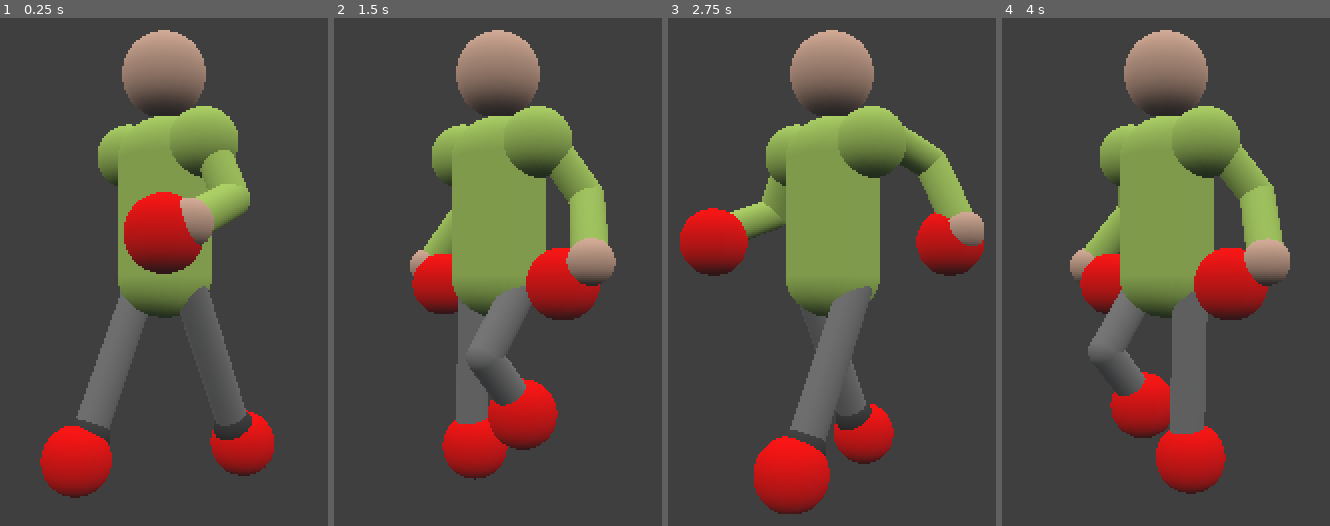
Above: before the commit, frames 1-4 (left to right).
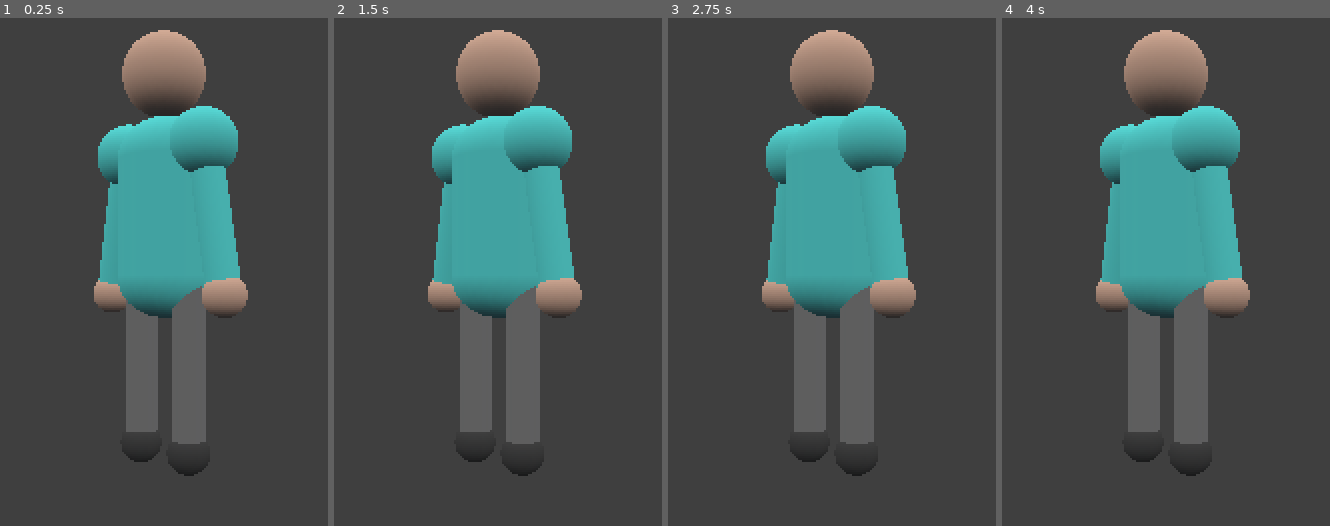
Above: after the commit, the same moments.

Repository: ogilliland/football-game
Game: Godot game, scene res://scenes/game.tscn
Same seed, same stepped clock (60 frames per second), same inputs: the game is played once before the commit and once after it.
Inputs:
- Up to frame 1 (0.25 s): no input
- Up to frame 2 (1.5 s): no input
- Up to frame 3 (2.75 s): no input
- Up to frame 4 (4 s): no input

The runs differ from the first frame. In frame 1, 26% of the frame differs, in the area x 12-84%, y 17-95%; in frame 2, 25%; in frame 3, 29%, in the area x 3-97%, y 17-98%; in frame 4, 26%.

Commit message:
Improved character animations

Diff:
--- /dev/null
+++ b/animations/idle.tres
@@ -0,0 +1,52 @@
+[gd_resource type="Animation" format=2]
+
+[resource]
+resource_name = "idle"
+tracks/0/type = "value"
+tracks/0/path = NodePath("Body/LeftFootTarget:translation")
+tracks/0/interp = 1
+tracks/0/loop_wrap = true
+tracks/0/imported = false
+tracks/0/enabled = true
+tracks/0/keys = {
+"times": PoolRealArray( 0 ),
+"transitions": PoolRealArray( 1 ),
+"update": 0,
+"values": [ Vector3( -0.1, 0, 0 ) ]
+}
+tracks/1/type = "value"
+tracks/1/path = NodePath("Body/RightFootTarget:translation")
+tracks/1/interp = 1
+tracks/1/loop_wrap = true
+tracks/1/imported = false
+tracks/1/enabled = true
+tracks/1/keys = {
+"times": PoolRealArray( 0 ),
+"transitions": PoolRealArray( 1 ),
+"update": 0,
+"values": [ Vector3( 0.1, 0, 0 ) ]
+}
+tracks/2/type = "value"
+tracks/2/path = NodePath("Body/LeftHandTarget:translation")
+tracks/2/interp = 1
+tracks/2/loop_wrap = true
+tracks/2/imported = false
+tracks/2/enabled = true
+tracks/2/keys = {
+"times": PoolRealArray( 0 ),
+"transitions": PoolRealArray( 1 ),
+"update": 0,
+"values": [ Vector3( -0.25, 0.45, 0 ) ]
+}
+tracks/3/type = "value"
+tracks/3/path = NodePath("Body/RightHandTarget:translation")
+tracks/3/interp = 1
+tracks/3/loop_wrap = true
+tracks/3/imported = false
+tracks/3/enabled = true
+tracks/3/keys = {
+"times": PoolRealArray( 0 ),
+"transitions": PoolRealArray( 1 ),
+"update": 0,
+"values": [ Vector3( 0.25, 0.45, 0 ) ]
+}
--- /dev/null
+++ b/animations/lower_arms.tres
@@ -0,0 +1,28 @@
+[gd_resource type="Animation" format=2]
+
+[resource]
+resource_name = "lower_arms"
+tracks/0/type = "value"
+tracks/0/path = NodePath("LeftArm:rotation_degrees")
+tracks/0/interp = 1
+tracks/0/loop_wrap = true
+tracks/0/imported = false
+tracks/0/enabled = true
+tracks/0/keys = {
+"times": PoolRealArray( 0 ),
+"transitions": PoolRealArray( 1 ),
+"update": 0,
+"values": [ Vector3( 0, -180, 10 ) ]
+}
+tracks/1/type = "value"
+tracks/1/path = NodePath("RightArm:rotation_degrees")
+tracks/1/interp = 1
+tracks/1/loop_wrap = true
+tracks/1/imported = false
+tracks/1/enabled = true
+tracks/1/keys = {
+"times": PoolRealArray( 0 ),
+"transitions": PoolRealArray( 1 ),
+"update": 0,
+"values": [ Vector3( 0, -180, -10 ) ]
+}
--- /dev/null
+++ b/animations/raise_arms.tres
@@ -0,0 +1,28 @@
+[gd_resource type="Animation" format=2]
+
+[resource]
+resource_name = "raise_arms"
+tracks/0/type = "value"
+tracks/0/path = NodePath("LeftArm:rotation_degrees")
+tracks/0/interp = 1
+tracks/0/loop_wrap = true
+tracks/0/imported = false
+tracks/0/enabled = true
+tracks/0/keys = {
+"times": PoolRealArray( 0 ),
+"transitions": PoolRealArray( 1 ),
+"update": 0,
+"values": [ Vector3( 0, -180, 45 ) ]
+}
+tracks/1/type = "value"
+tracks/1/path = NodePath("RightArm:rotation_degrees")
+tracks/1/interp = 1
+tracks/1/loop_wrap = true
+tracks/1/imported = false
+tracks/1/enabled = true
+tracks/1/keys = {
+"times": PoolRealArray( 0 ),
+"transitions": PoolRealArray( 1 ),
+"update": 0,
+"values": [ Vector3( 0, -180, -45 ) ]
+}
--- /dev/null
+++ b/animations/run.tres
@@ -0,0 +1,54 @@
+[gd_resource type="Animation" format=2]
+
+[resource]
+resource_name = "run"
+length = 2.0
+loop = true
+tracks/0/type = "value"
+tracks/0/path = NodePath("Body/LeftFootTarget:translation")
+tracks/0/interp = 1
+tracks/0/loop_wrap = true
+tracks/0/imported = false
+tracks/0/enabled = true
+tracks/0/keys = {
+"times": PoolRealArray( 0, 0.5, 1, 1.5 ),
+"transitions": PoolRealArray( 1, 1, 1, 1 ),
+"update": 0,
+"values": [ Vector3( -0.1, 0.25, 0 ), Vector3( -0.1, 0.25, 0.4 ), Vector3( -0.1, 0, 0 ), Vector3( -0.1, 0.25, -0.4 ) ]
+}
+tracks/1/type = "value"
+tracks/1/path = NodePath("Body/RightFootTarget:translation")
+tracks/1/interp = 1
+tracks/1/loop_wrap = true
+tracks/1/imported = false
+tracks/1/enabled = true
+tracks/1/keys = {
+"times": PoolRealArray( 0, 0.5, 1, 1.5 ),
+"transitions": PoolRealArray( 1, 1, 1, 1 ),
+"update": 0,
+"values": [ Vector3( 0.1, 0, 0 ), Vector3( 0.1, 0.25, -0.4 ), Vector3( 0.1, 0.25, 0 ), Vector3( 0.1, 0.25, 0.4 ) ]
+}
+tracks/2/type = "value"
+tracks/2/path = NodePath("Body/LeftHandTarget:translation")
+tracks/2/interp = 1
+tracks/2/loop_wrap = true
+tracks/2/imported = false
+tracks/2/enabled = true
+tracks/2/keys = {
+"times": PoolRealArray( 0, 0.5, 1, 1.5 ),
+"transitions": PoolRealArray( 1, 1, 1, 1 ),
+"update": 0,
+"values": [ Vector3( -0.25, 0.5, 0 ), Vector3( -0.25, 0.625, -0.25 ), Vector3( -0.25, 0.5, 0 ), Vector3( -0.25, 0.625, 0.25 ) ]
+}
+tracks/3/type = "value"
+tracks/3/path = NodePath("Body/RightHandTarget:translation")
+tracks/3/interp = 1
+tracks/3/loop_wrap = true
+tracks/3/imported = false
+tracks/3/enabled = true
+tracks/3/keys = {
+"times": PoolRealArray( 0, 0.5, 1, 1.5 ),
+"transitions": PoolRealArray( 1, 1, 1, 1 ),
+"update": 0,
+"values": [ Vector3( 0.25, 0.5, 0 ), Vector3( 0.25, 0.625, 0.25 ), Vector3( 0.25, 0.5, 0 ), Vector3( 0.25, 0.625, -0.25 ) ]
+}
--- /dev/null
+++ b/animations/walk.tres
@@ -0,0 +1,54 @@
+[gd_resource type="Animation" format=2]
+
+[resource]
+resource_name = "walk"
+length = 2.0
+loop = true
+tracks/0/type = "value"
+tracks/0/path = NodePath("Body/LeftFootTarget:translation")
+tracks/0/interp = 1
+tracks/0/loop_wrap = true
+tracks/0/imported = false
+tracks/0/enabled = true
+tracks/0/keys = {
+"times": PoolRealArray( 0, 0.5, 1, 1.5 ),
+"transitions": PoolRealArray( 1, 1, 1, 1 ),
+"update": 0,
+"values": [ Vector3( -0.1, 0.125, 0 ), Vector3( -0.1, 0, 0.25 ), Vector3( -0.1, 0, 0 ), Vector3( -0.1, 0, -0.25 ) ]
+}
+tracks/1/type = "value"
+tracks/1/path = NodePath("Body/RightFootTarget:translation")
+tracks/1/interp = 1
+tracks/1/loop_wrap = true
+tracks/1/imported = false
+tracks/1/enabled = true
+tracks/1/keys = {
+"times": PoolRealArray( 0, 0.5, 1, 1.5 ),
+"transitions": PoolRealArray( 1, 1, 1, 1 ),
+"update": 0,
+"values": [ Vector3( 0.1, 0, 0 ), Vector3( 0.1, 0, -0.25 ), Vector3( 0.1, 0.125, 0 ), Vector3( 0.1, 0, 0.25 ) ]
+}
+tracks/2/type = "value"
+tracks/2/path = NodePath("Body/LeftHandTarget:translation")
+tracks/2/interp = 1
+tracks/2/loop_wrap = true
+tracks/2/imported = false
+tracks/2/enabled = true
+tracks/2/keys = {
+"times": PoolRealArray( 0, 0.5, 1, 1.5 ),
+"transitions": PoolRealArray( 1, 1, 1, 1 ),
+"update": 0,
+"values": [ Vector3( -0.25, 0.5, 0 ), Vector3( -0.25, 0.625, -0.25 ), Vector3( -0.25, 0.5, 0 ), Vector3( -0.25, 0.625, 0.25 ) ]
+}
+tracks/3/type = "value"
+tracks/3/path = NodePath("Body/RightHandTarget:translation")
+tracks/3/interp = 1
+tracks/3/loop_wrap = true
+tracks/3/imported = false
+tracks/3/enabled = true
+tracks/3/keys = {
+"times": PoolRealArray( 0, 0.5, 1, 1.5 ),
+"transitions": PoolRealArray( 1, 1, 1, 1 ),
+"update": 0,
+"values": [ Vector3( 0.25, 0.5, 0 ), Vector3( 0.25, 0.625, 0.25 ), Vector3( 0.25, 0.5, 0 ), Vector3( 0.25, 0.625, -0.25 ) ]
+}
--- a/scenes/character.tscn
+++ b/scenes/character.tscn
@@ -1,24 +1,29 @@
-[gd_scene load_steps=24 format=2]
+[gd_scene load_steps=26 format=2]
 
 [ext_resource path="res://scenes/limb_ik.tscn" type="PackedScene" id=1]
 [ext_resource path="res://scenes/ik_target.tscn" type="PackedScene" id=2]
+[ext_resource path="res://animations/idle.tres" type="Animation" id=3]
+[ext_resource path="res://animations/lower_arms.tres" type="Animation" id=4]
+[ext_resource path="res://animations/raise_arms.tres" type="Animation" id=5]
+[ext_resource path="res://animations/run.tres" type="Animation" id=6]
+[ext_resource path="res://animations/walk.tres" type="Animation" id=7]
 
 [sub_resource type="CapsuleMesh" id=5]
 radius = 0.125
 mid_height = 0.35
 
 [sub_resource type="SpatialMaterial" id=9]
-albedo_color = Color( 0.686275, 0.831373, 0.4, 1 )
+albedo_color = Color( 0.345098, 0.878431, 0.866667, 1 )
 
 [sub_resource type="SphereMesh" id=6]
 radius = 0.1
 height = 0.2
 
 [sub_resource type="SpatialMaterial" id=7]
-albedo_color = Color( 0.686275, 0.831373, 0.4, 1 )
+albedo_color = Color( 0.345098, 0.878431, 0.866667, 1 )
 
 [sub_resource type="SpatialMaterial" id=8]
-albedo_color = Color( 0.686275, 0.831373, 0.4, 1 )
+albedo_color = Color( 0.345098, 0.878431, 0.866667, 1 )
 
 [sub_resource type="SphereMesh" id=4]
 radius = 0.125
@@ -102,204 +107,51 @@
 "values": [ Vector3( 0, -180, -10 ) ]
 }
 
-[sub_resource type="Animation" id=18]
-resource_name = "idle"
-tracks/0/type = "value"
-tracks/0/path = NodePath("Body/LeftFootTarget:translation")
-tracks/0/interp = 1
-tracks/0/loop_wrap = true
-tracks/0/imported = false
-tracks/0/enabled = true
-tracks/0/keys = {
-"times": PoolRealArray( 0 ),
-"transitions": PoolRealArray( 1 ),
-"update": 0,
-"values": [ Vector3( -0.1, 0, 0 ) ]
-}
-tracks/1/type = "value"
-tracks/1/path = NodePath("Body/RightFootTarget:translation")
-tracks/1/interp = 1
-tracks/1/loop_wrap = true
-tracks/1/imported = false
-tracks/1/enabled = true
-tracks/1/keys = {
-"times": PoolRealArray( 0 ),
-"transitions": PoolRealArray( 1 ),
-"update": 0,
-"values": [ Vector3( 0.1, 0, 0 ) ]
-}
-tracks/2/type = "value"
-tracks/2/path = NodePath("Body/LeftHandTarget:translation")
-tracks/2/interp = 1
-tracks/2/loop_wrap = true
-tracks/2/imported = false
-tracks/2/enabled = true
-tracks/2/keys = {
-"times": PoolRealArray( 0 ),
-"transitions": PoolRealArray( 1 ),
-"update": 0,
-"values": [ Vector3( -0.25, 0.45, 0 ) ]
-}
-tracks/3/type = "value"
-tracks/3/path = NodePath("Body/RightHandTarget:translation")
-tracks/3/interp = 1
-tracks/3/loop_wrap = true
-tracks/3/imported = false
-tracks/3/enabled = true
-tracks/3/keys = {
-"times": PoolRealArray( 0 ),
-"transitions": PoolRealArray( 1 ),
-"update": 0,
-"values": [ Vector3( 0.25, 0.45, 0 ) ]
-}
-
-[sub_resource type="Animation" id=16]
-resource_name = "lower_arms"
-tracks/0/type = "value"
-tracks/0/path = NodePath("LeftArm:rotation_degrees")
-tracks/0/interp = 1
-tracks/0/loop_wrap = true
-tracks/0/imported = false
-tracks/0/enabled = true
-tracks/0/keys = {
-"times": PoolRealArray( 0 ),
-"transitions": PoolRealArray( 1 ),
-"update": 0,
-"values": [ Vector3( 0, -180, 10 ) ]
-}
-tracks/1/type = "value"
-tracks/1/path = NodePath("RightArm:rotation_degrees")
-tracks/1/interp = 1
-tracks/1/loop_wrap = true
-tracks/1/imported = false
-tracks/1/enabled = true
-tracks/1/keys = {
-"times": PoolRealArray( 0 ),
-"transitions": PoolRealArray( 1 ),
-"update": 0,
-"values": [ Vector3( 0, -180, -10 ) ]
-}
-
-[sub_resource type="Animation" id=12]
-resource_name = "move"
-length = 2.0
-loop = true
-tracks/0/type = "value"
-tracks/0/path = NodePath("Body/LeftFootTarget:translation")
-tracks/0/interp = 1
-tracks/0/loop_wrap = true
-tracks/0/imported = false
-tracks/0/enabled = true
-tracks/0/keys = {
-"times": PoolRealArray( 0, 0.5, 1, 1.5 ),
-"transitions": PoolRealArray( 1, 1, 1, 1 ),
-"update": 0,
-"values": [ Vector3( -0.1, 0.125, 0 ), Vector3( -0.1, 0, 0.25 ), Vector3( -0.1, 0, 0 ), Vector3( -0.1, 0, -0.25 ) ]
-}
-tracks/1/type = "value"
-tracks/1/path = NodePath("Body/RightFootTarget:translation")
-tracks/1/interp = 1
-tracks/1/loop_wrap = true
-tracks/1/imported = false
-tracks/1/enabled = true
-tracks/1/keys = {
-"times": PoolRealArray( 0, 0.5, 1, 1.5 ),
-"transitions": PoolRealArray( 1, 1, 1, 1 ),
-"update": 0,
-"values": [ Vector3( 0.1, 0, 0 ), Vector3( 0.1, 0, -0.25 ), Vector3( 0.1, 0.125, 0 ), Vector3( 0.1, 0, 0.25 ) ]
-}
-tracks/2/type = "value"
-tracks/2/path = NodePath("Body/LeftHandTarget:translation")
-tracks/2/interp = 1
-tracks/2/loop_wrap = true
-tracks/2/imported = false
-tracks/2/enabled = true
-tracks/2/keys = {
-"times": PoolRealArray( 0, 0.5, 1, 1.5 ),
-"transitions": PoolRealArray( 1, 1, 1, 1 ),
-"update": 0,
-"values": [ Vector3( -0.25, 0.5, 0 ), Vector3( -0.25, 0.625, -0.25 ), Vector3( -0.25, 0.5, 0 ), Vector3( -0.25, 0.625, 0.25 ) ]
-}
-tracks/3/type = "value"
-tracks/3/path = NodePath("Body/RightHandTarget:translation")
-tracks/3/interp = 1
-tracks/3/loop_wrap = true
-tracks/3/imported = false
-tracks/3/enabled = true
-tracks/3/keys = {
-"times": PoolRealArray( 0, 0.5, 1, 1.5 ),
-"transitions": PoolRealArray( 1, 1, 1, 1 ),
-"update": 0,
-"values": [ Vector3( 0.25, 0.5, 0 ), Vector3( 0.25, 0.625, 0.25 ), Vector3( 0.25, 0.5, 0 ), Vector3( 0.25, 0.625, -0.25 ) ]
-}
-
-[sub_resource type="Animation" id=15]
-resource_name = "raise_arms"
-tracks/0/type = "value"
-tracks/0/path = NodePath("LeftArm:rotation_degrees")
-tracks/0/interp = 1
-tracks/0/loop_wrap = true
-tracks/0/imported = false
-tracks/0/enabled = true
-tracks/0/keys = {
-"times": PoolRealArray( 0 ),
-"transitions": PoolRealArray( 1 ),
-"update": 0,
-"values": [ Vector3( 0, -180, 45 ) ]
-}
-tracks/1/type = "value"
-tracks/1/path = NodePath("RightArm:rotation_degrees")
-tracks/1/interp = 1
-tracks/1/loop_wrap = true
-tracks/1/imported = false
-tracks/1/enabled = true
-tracks/1/keys = {
-"times": PoolRealArray( 0 ),
-"transitions": PoolRealArray( 1 ),
-"update": 0,
-"values": [ Vector3( 0, -180, -45 ) ]
-}
-
 [sub_resource type="AnimationNodeBlend2" id=23]
 
-[sub_resource type="AnimationNodeBlend2" id=21]
+[sub_resource type="AnimationNodeAnimation" id=28]
+animation = "idle"
+
+[sub_resource type="AnimationNodeAnimation" id=29]
+animation = "run"
+
+[sub_resource type="AnimationNodeAnimation" id=30]
+animation = "walk"
+
+[sub_resource type="AnimationNodeBlendSpace1D" id=31]
+blend_point_0/node = SubResource( 28 )
+blend_point_0/pos = -1.0
+blend_point_1/node = SubResource( 29 )
+blend_point_1/pos = 1.0
+blend_point_2/node = SubResource( 30 )
+blend_point_2/pos = 0.0
 
 [sub_resource type="AnimationNodeAdd2" id=24]
-
-[sub_resource type="AnimationNodeAnimation" id=20]
-animation = "idle"
 
 [sub_resource type="AnimationNodeAnimation" id=25]
 animation = "lower_arms"
 
-[sub_resource type="AnimationNodeAnimation" id=19]
-animation = "move"
-
 [sub_resource type="AnimationNodeAnimation" id=26]
 animation = "raise_arms"
 
 [sub_resource type="AnimationNodeTimeScale" id=22]
 
 [sub_resource type="AnimationNodeBlendTree" id=14]
-graph_offset = Vector2( -312.592, 65.8537 )
+graph_offset = Vector2( -368.943, 50.8877 )
 nodes/blend_arms/node = SubResource( 23 )
 nodes/blend_arms/position = Vector2( 90, 530 )
-nodes/blend_walk/node = SubResource( 21 )
-nodes/blend_walk/position = Vector2( 90, 170 )
+nodes/blend_move/node = SubResource( 31 )
+nodes/blend_move/position = Vector2( -150, 300 )
 nodes/combine/node = SubResource( 24 )
 nodes/combine/position = Vector2( 320, 360 )
-nodes/idle/node = SubResource( 20 )
-nodes/idle/position = Vector2( -160, 140 )
 nodes/lower_arms/node = SubResource( 25 )
 nodes/lower_arms/position = Vector2( -290, 500 )
-nodes/move/node = SubResource( 19 )
-nodes/move/position = Vector2( -390, 280 )
-nodes/output/position = Vector2( 530, 410 )
+nodes/output/position = Vector2( 550, 360 )
 nodes/raise_arms/node = SubResource( 26 )
-nodes/raise_arms/position = Vector2( -280, 630 )
+nodes/raise_arms/position = Vector2( -290, 630 )
 nodes/time_scale/node = SubResource( 22 )
-nodes/time_scale/position = Vector2( -170, 300 )
-node_connections = [ "blend_arms", 0, "lower_arms", "blend_arms", 1, "raise_arms", "combine", 0, "blend_walk", "combine", 1, "blend_arms", "blend_walk", 0, "idle", "blend_walk", 1, "time_scale", "output", 0, "combine", "time_scale", 0, "move" ]
+nodes/time_scale/position = Vector2( 90, 300 )
+node_connections = [ "time_scale", 0, "blend_move", "output", 0, "combine", "combine", 0, "time_scale", "combine", 1, "blend_arms", "blend_arms", 0, "lower_arms", "blend_arms", 1, "raise_arms" ]
 
 [node name="Character" type="Spatial"]
 
@@ -354,29 +206,29 @@
 [node name="LeftArm" parent="." instance=ExtResource( 1 )]
 transform = Transform( -0.984807, 0.173648, 8.74228e-08, 0.173648, 0.984807, 0, -8.60946e-08, 1.51808e-08, -1, -0.15, 0.95, 0 )
 target = NodePath("../Body/LeftHandTarget")
-upper_color = Color( 0.686275, 0.831373, 0.4, 1 )
-lower_color = Color( 0.686275, 0.831373, 0.4, 1 )
+upper_color = Color( 0.345098, 0.878431, 0.866667, 1 )
+lower_color = Color( 0.345098, 0.878431, 0.866667, 1 )
 end_color = Color( 0.847059, 0.686275, 0.6, 1 )
 
 [node name="RightArm" parent="." instance=ExtResource( 1 )]
 transform = Transform( -0.984807, -0.173648, 8.74228e-08, -0.173648, 0.984807, 0, -8.60946e-08, -1.51808e-08, -1, 0.15, 0.95, 0 )
 target = NodePath("../Body/RightHandTarget")
-upper_color = Color( 0.686275, 0.831373, 0.4, 1 )
-lower_color = Color( 0.686275, 0.831373, 0.4, 1 )
+upper_color = Color( 0.345098, 0.878431, 0.866667, 1 )
+lower_color = Color( 0.345098, 0.878431, 0.866667, 1 )
 end_color = Color( 0.847059, 0.686275, 0.6, 1 )
 
 [node name="AnimationPlayer" type="AnimationPlayer" parent="."]
 anims/RESET = SubResource( 13 )
-anims/idle = SubResource( 18 )
-anims/lower_arms = SubResource( 16 )
-anims/move = SubResource( 12 )
-anims/raise_arms = SubResource( 15 )
+anims/idle = ExtResource( 3 )
+anims/lower_arms = ExtResource( 4 )
+anims/raise_arms = ExtResource( 5 )
+anims/run = ExtResource( 6 )
+anims/walk = ExtResource( 7 )
 
 [node name="AnimationTree" type="AnimationTree" parent="."]
 tree_root = SubResource( 14 )
 anim_player = NodePath("../AnimationPlayer")
-active = true
-parameters/blend_arms/blend_amount = 0.5
-parameters/blend_walk/blend_amount = 1.0
+parameters/blend_arms/blend_amount = 1.0
+parameters/blend_move/blend_position = 1.0
 parameters/combine/add_amount = 1.0
-parameters/time_scale/scale = 2.0
+parameters/time_scale/scale = 4.0
--- a/scenes/ik_target.tscn
+++ b/scenes/ik_target.tscn
@@ -13,5 +13,6 @@
 script = ExtResource( 1 )
 
 [node name="DebugSphere" type="MeshInstance" parent="."]
+visible = false
 mesh = SubResource( 1 )
 material/0 = SubResource( 2 )
